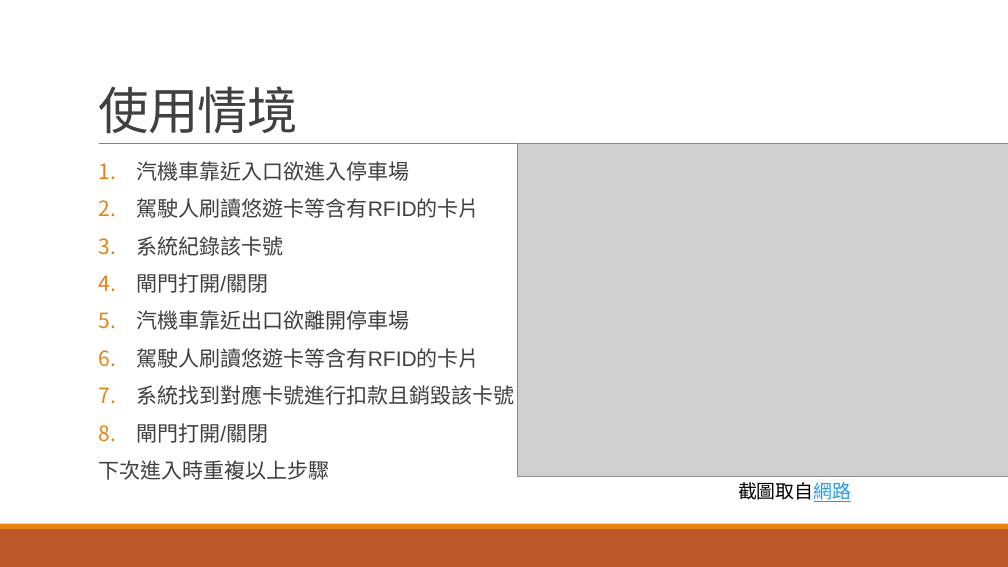
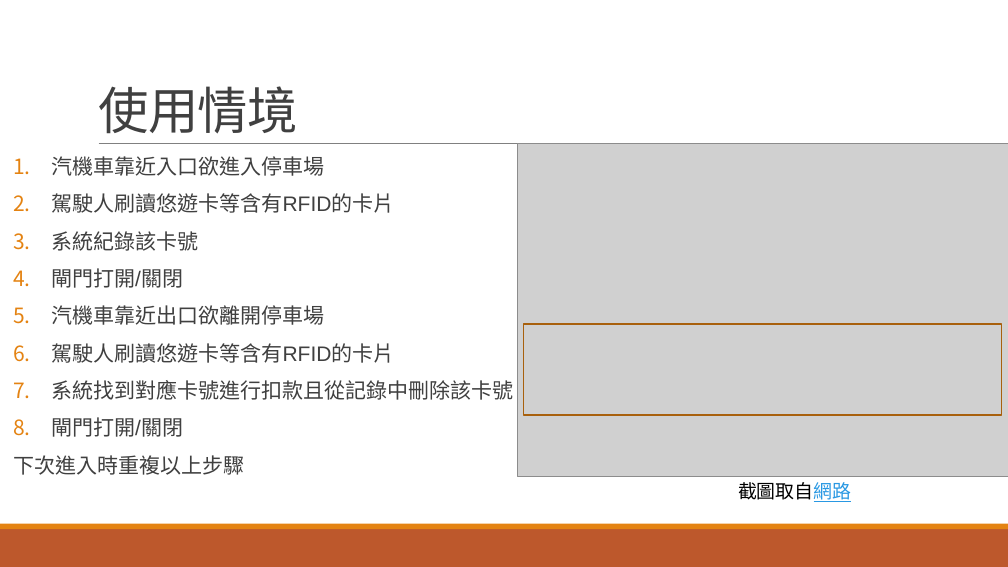
Before and after one commit to qiaodalee/arduino_Parking_Lot, a slide deck: slide 3 of parkingLot.pptx. Drawn at 1008x567 pixels with LibreOffice and Linux fonts; fonts in the diff are those of the drawing; grey boxes stand for pictures. Boxes give left, top, right and bottom in pixels: in the first picture for what was removed or moved away, otherwise in the second. Text is boxed around its words. In the diff, an @@ line names an element or a change of style, - is before the commit and + after.

```diff
--- a/parkingLot.pptx
+++ b/parkingLot.pptx
@@ text "汽機車靠近入口欲進入停車場": place and size @@
-text "汽機車靠近入口欲進入停車場" at (98, 161, 515, 480)
+text "汽機車靠近入口欲進入停車場" at (13, 156, 514, 475)
@@ rectangle added at (523, 324, 1001, 415), outline #A9610D 1.25 pt @@
@@ text at (51, 380, 514, 400): text changed @@
-7. 系統找到對應卡號進行扣款且銷毀該卡號
+7. 系統找到對應卡號進行扣款且從記錄中刪除該卡號
```
Also in this commit, not shown: 1 other file.
